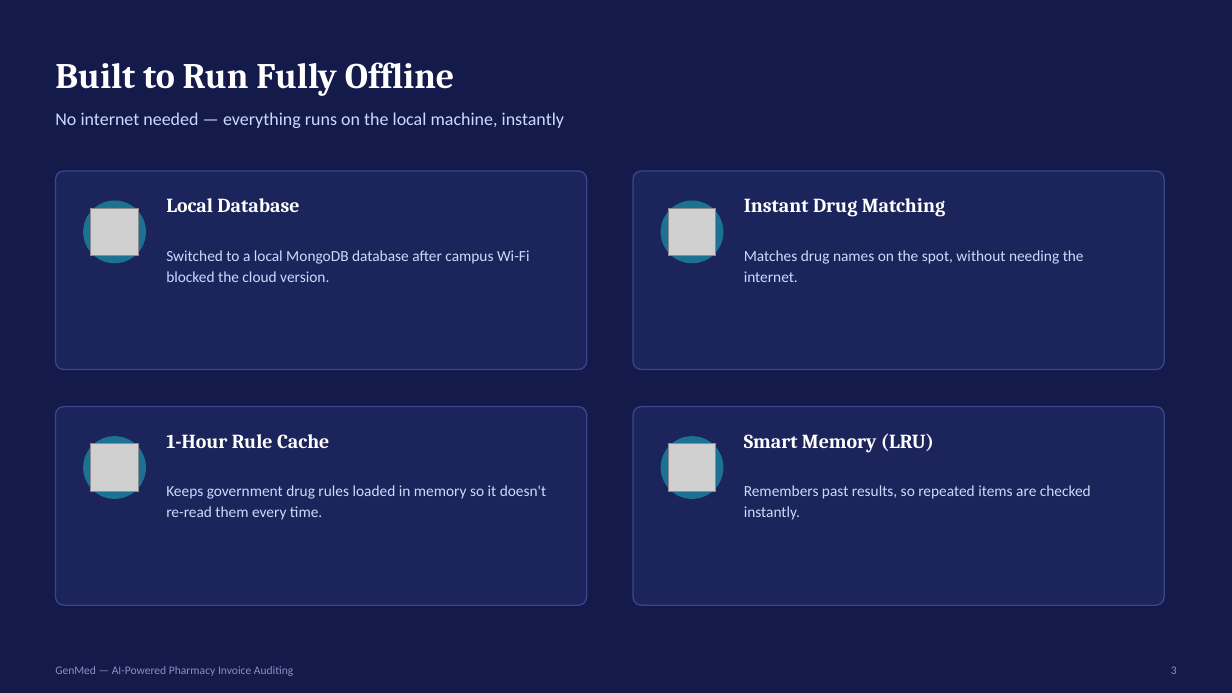
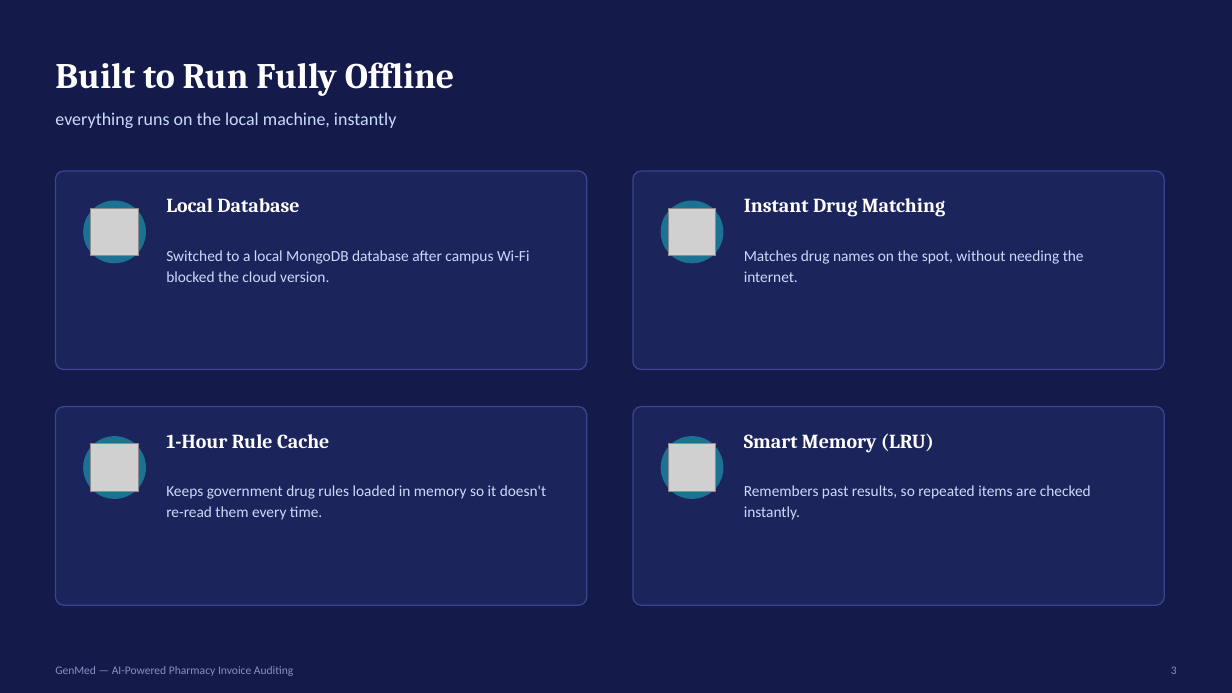
Before and after one commit to panwarnihal/GenMed, a slide deck: slide 4 of docs/presentation/GenMed_MidTerm.pptx (slide 3 before the commit). Drawn at 1232x693 pixels with LibreOffice and Linux fonts; fonts in the diff are those of the drawing; grey boxes stand for pictures. Boxes give left, top, right and bottom in pixels: in the first picture for what was removed or moved away, otherwise in the second. Text is boxed around its words. In the diff, an @@ line names an element or a change of style, - is before the commit and + after.

```diff
--- a/docs/presentation/GenMed_MidTerm.pptx
+++ b/docs/presentation/GenMed_MidTerm.pptx
@@ text at [55, 112, 396, 128]: text changed @@
-No internet needed — everything runs on the local machine, instantly
+everything runs on the local machine, instantly
```
Also in this commit, not shown: 1 slide added, 2 other files.
